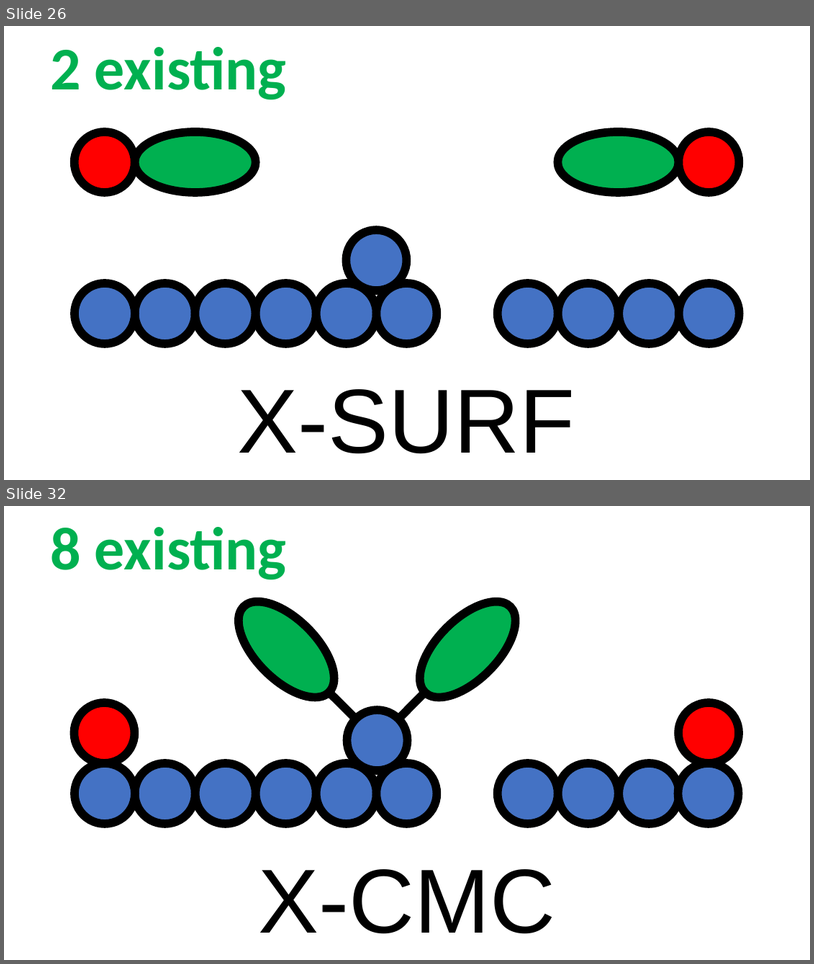
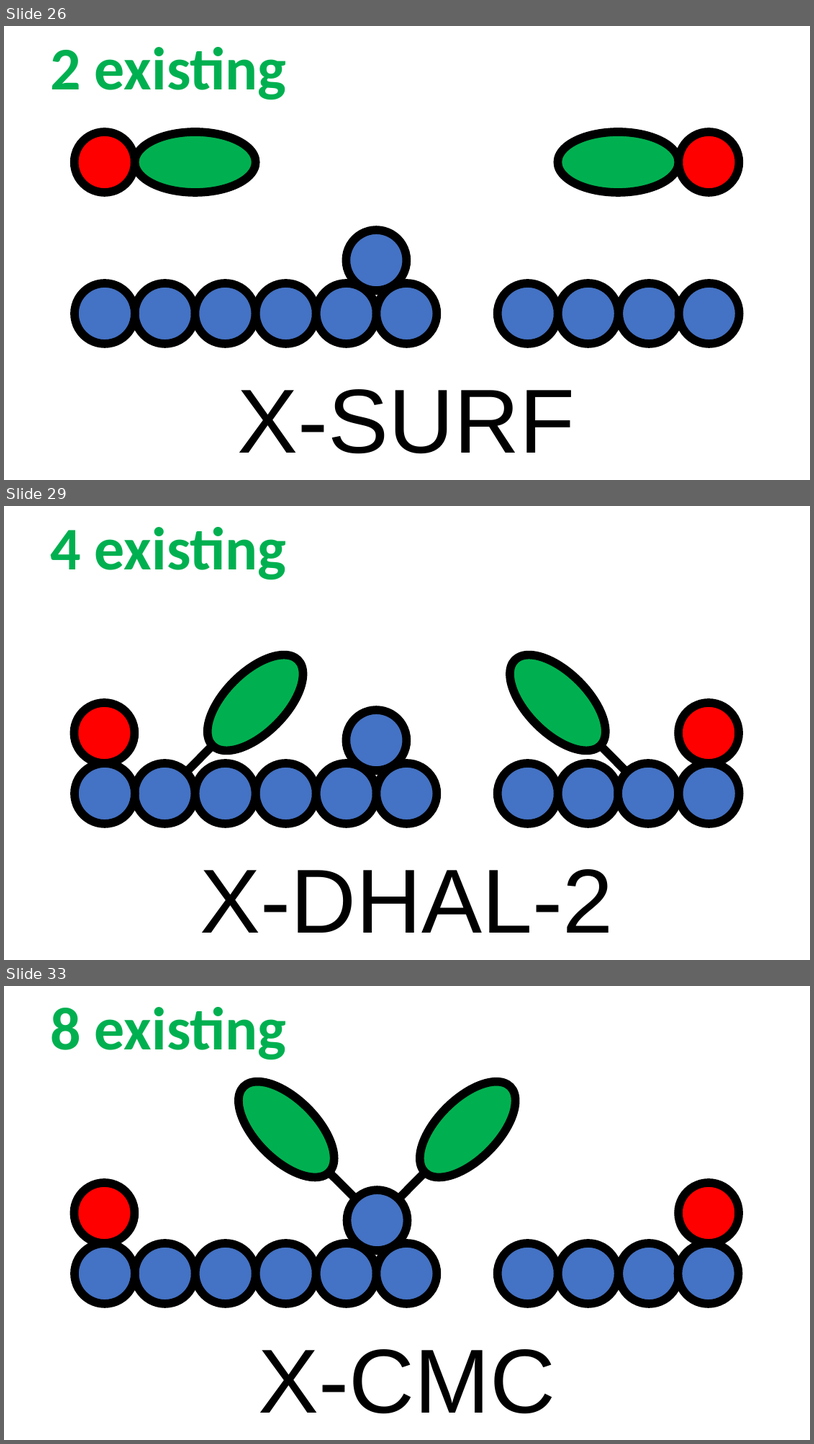
Before and after one commit to rzk1/ullmann, a slide deck: Labels/labels.pptx. Shown one above the other, each under a label of ours: slides 26 and 32 before the commit, slides 26, 29 and 33 after it; the slides between them are not shown. The pictures are 814x964 and 814x1444 pixels, drawn with LibreOffice and Linux fonts; fonts in the diff are those of the drawing. Boxes give left, top, right and bottom in pixels: in the first picture for what was removed or moved away, otherwise in the second. Text is boxed around its words. In the diff, an @@ line names an element or a change of style, - is before the commit and + after.

Commit message:
Labels pre-existing, minor corrections

```diff
--- a/Labels/labels.pptx
+++ b/Labels/labels.pptx
@@ slide 29 added at (4,506,810,960), background #FFFFFF @@
@@ text added at (50,527,287,580), 72 pt, text #00B050, bold @@
+4 existing
@@ ellipse added at (191,638,320,767), fill #00B050, outline #000000 10 pt @@
@@ ellipse added at (494,638,622,767), fill #00B050, outline #000000 10 pt @@
@@ ellipse added at (74,703,134,763), fill #FF0000, outline #000000 10 pt @@
@@ ellipse added at (347,710,407,770), fill #4472C4, outline #000000 10 pt @@
@@ ellipse added at (679,703,740,763), fill #FF0000, outline #000000 10 pt @@
@@ ellipse added at (75,763,135,824), fill #4472C4, outline #000000 10 pt @@
@@ ellipse added at (134,763,196,824), fill #4472C4, outline #000000 10 pt @@
@@ line added from (213, 746) to (186, 772), #000000 10 pt @@
@@ ellipse added at (196,763,256,824), fill #4472C4, outline #000000 10 pt @@
@@ ellipse added at (256,763,316,824), fill #4472C4, outline #000000 10 pt @@
@@ ellipse added at (316,763,377,824), fill #4472C4, outline #000000 10 pt @@
@@ ellipse added at (377,763,437,824), fill #4472C4, outline #000000 10 pt @@
@@ ellipse added at (498,763,558,824), fill #4472C4, outline #000000 10 pt @@
@@ ellipse added at (558,763,619,824), fill #4472C4, outline #000000 10 pt @@
@@ line added from (601, 746) to (627, 772), #000000 10 pt @@
@@ ellipse added at (619,763,679,824), fill #4472C4, outline #000000 10 pt @@
@@ ellipse added at (679,763,740,824), fill #4472C4, outline #000000 10 pt @@
@@ text added at (200,869,613,932), 108 pt, text #000000 @@
+X-DHAL-2
@@ what was slide 32 is now slide 33 @@
```
Also in this commit, not shown: 6 slides changed, 21 other files.
